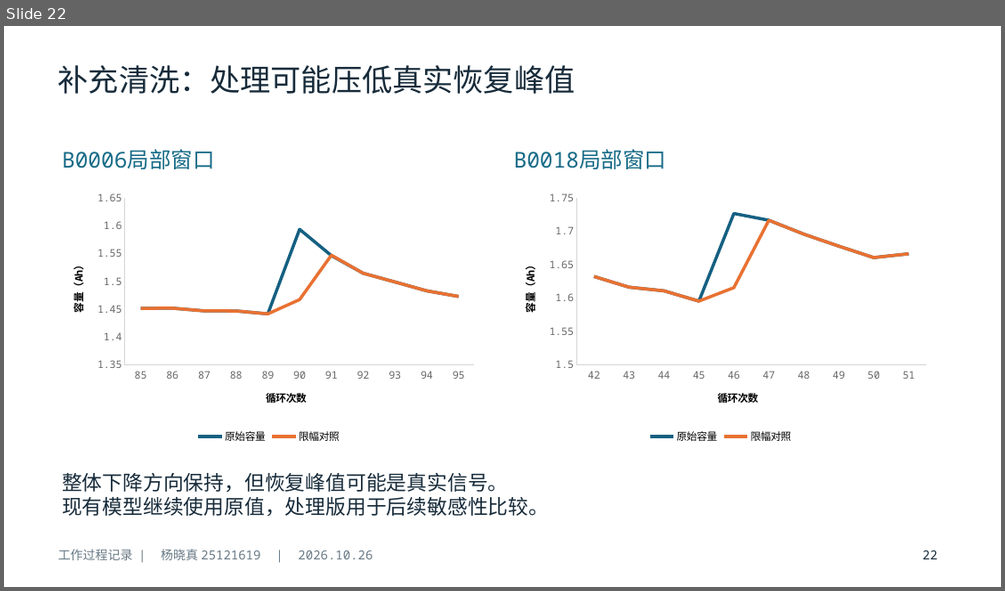
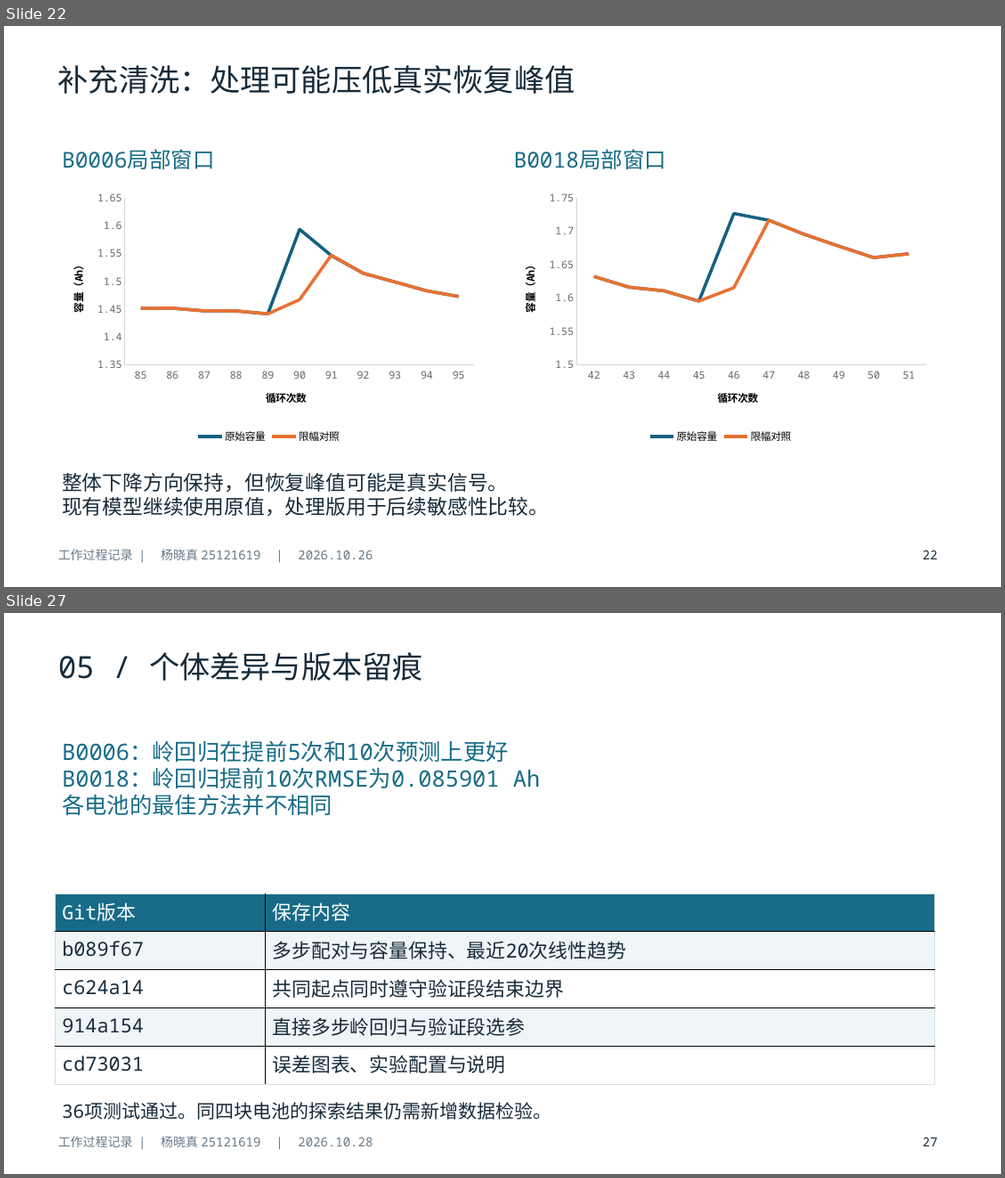
Before and after one commit to yxz666-Y/python-midterm-pre, a slide deck: deliverables/题目三_工作过程.pptx. Shown one above the other, each under a label of ours: slide 22 before the commit, slides 22 and 27 after it; the slides between them are not shown. The pictures are 1005x591 and 1005x1178 pixels, drawn with LibreOffice and Linux fonts; fonts in the diff are those of the drawing. Boxes give left, top, right and bottom in pixels: in the first picture for what was removed or moved away, otherwise in the second. Text is boxed around its words. In the diff, an @@ line names an element or a change of style, - is before the commit and + after.

Commit message:
docs: 过程PPT补充组员评估与多步建模至27页

```diff
--- a/deliverables/题目三_工作过程.pptx
+++ b/deliverables/题目三_工作过程.pptx
@@ slide 27 added at [4,613,1001,1174], background #FFFFFF @@
@@ text added at [58,652,422,681], 29.2 pt, text #172B3A @@
+05 / 个体差异与版本留痕
@@ text added at [62,740,540,815], 21.8 pt, text #176B87 @@
+B0006：岭回归在提前5次和10次预测上更好
+B0018：岭回归提前10次RMSE为0.085901 Ah
+各电池的最佳方法并不相同
@@ table added at [55,893,935,1084], 5 rows, 2 columns @@
+Git版本 | 保存内容
+b089f67 | 多步配对与容量保持、最近20次线性趋势
+c624a14 | 共同起点同时遵守验证段结束边界
+914a154 | 直接多步岭回归与验证段选参
+cd73031 | 误差图表、实验配置与说明
@@ text added at [62,1102,551,1119], 18 pt, text #172B3A @@
+36项测试通过。同四块电池的探索结果仍需新增数据检验。
@@ text added at [58,1135,372,1147], 12 pt, text #687985 @@
+工作过程记录 | 杨晓真 25121619 | 2026.10.28
@@ text added at [922,1137,938,1146], 12 pt, text #172B3A @@
+27
```
Also in this commit, not shown: 4 slides changed, 4 other slides added, 3 other files.
